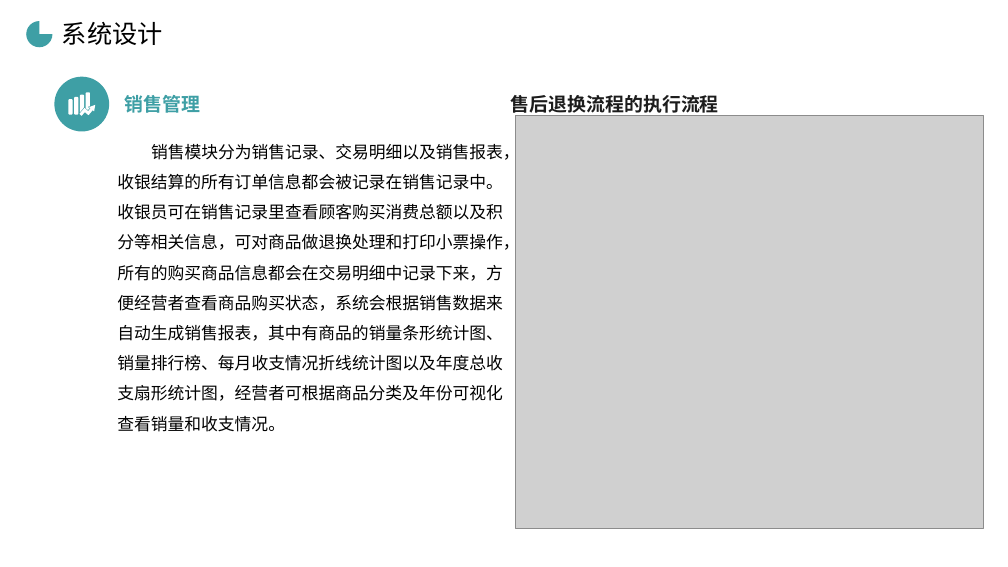
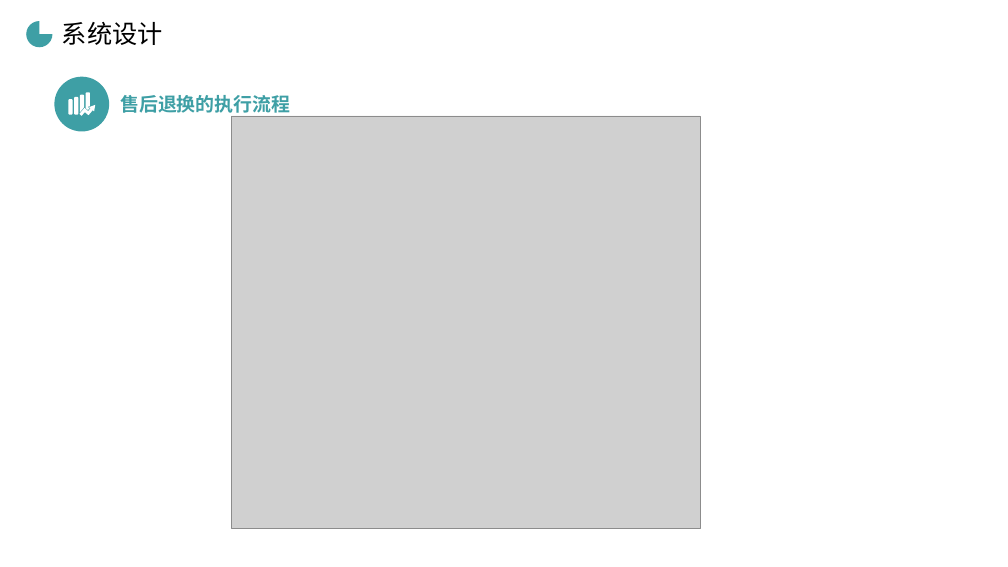
Before and after one commit to cckmit/typora-note, a slide deck: slide 10 of 毕业答辩.pptx (slide 12 before the commit). Drawn at 1008x567 pixels with LibreOffice and Linux fonts; fonts in the diff are those of the drawing; grey boxes stand for pictures; background and template pictures are left out. Boxes give left, top, right and bottom in pixels: in the first picture for what was removed or moved away, otherwise in the second. Text is boxed around its words. In the diff, an @@ line names an element or a change of style, - is before the commit and + after.

Commit message:
db

```diff
--- a/毕业答辩.pptx
+++ b/毕业答辩.pptx
@@ text at [120,95,290,117]: text changed; text colour #1C1C1C to #3E9FA5 @@
-售后退换流程的执行流程
+售后退换的执行流程
@@ text removed at [125,95,201,113] @@
-销售管理
@@ picture: place and size @@
-picture at [515,116,984,528]
+picture at [231,116,700,528]
@@ text removed at [117,141,520,432] @@
-销售模块分为销售记录、交易明细以及销售报表，收银结算的所有订单信息都会被记录在销售记录中。收银员可在销售记录里查看顾客购买消费总额以及积分等相关信息，可对商品做退换处理和打印小票操作，所有的购买商品信息都会在交易明细中记录下来，方便经营者查看商品购买状态，系统会根据销售数据来自动生成销售报表，其中有商品的销量条形统计图、销量排行榜、每月收支情况折线统计图以及年度总收支扇形统计图，经营者可根据商品分类及年份可视化查看销量和收支情况。
```
Also in this commit, not shown: 7 other slides changed, 5 slides added, 7 slides removed.
